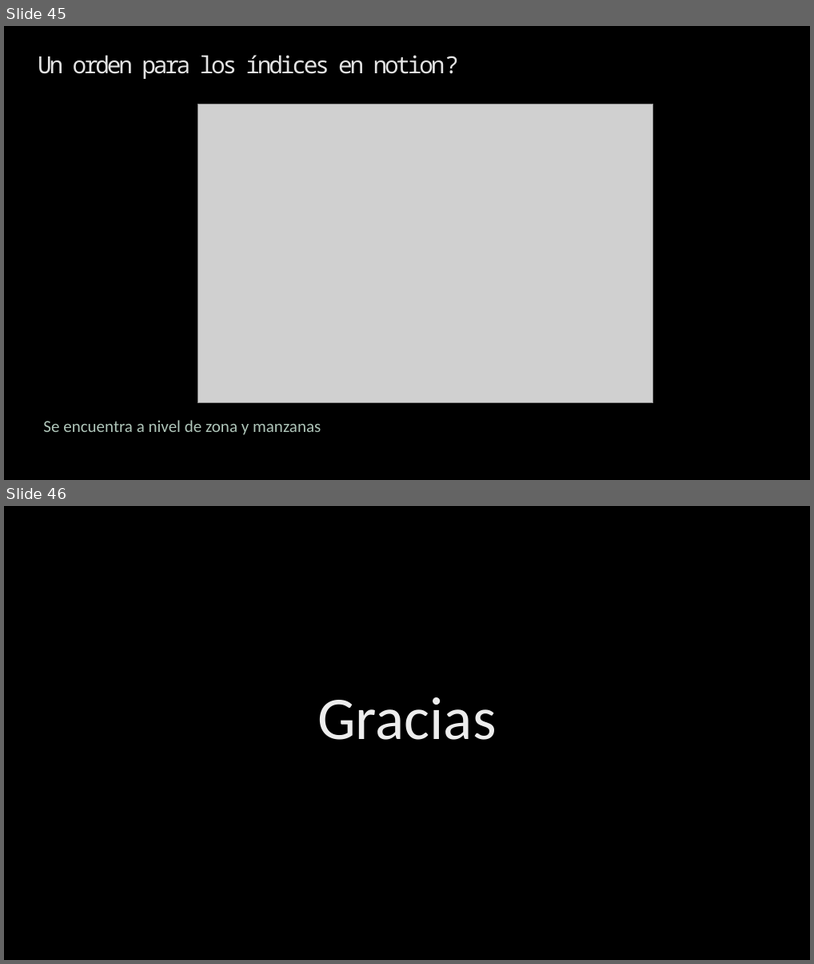
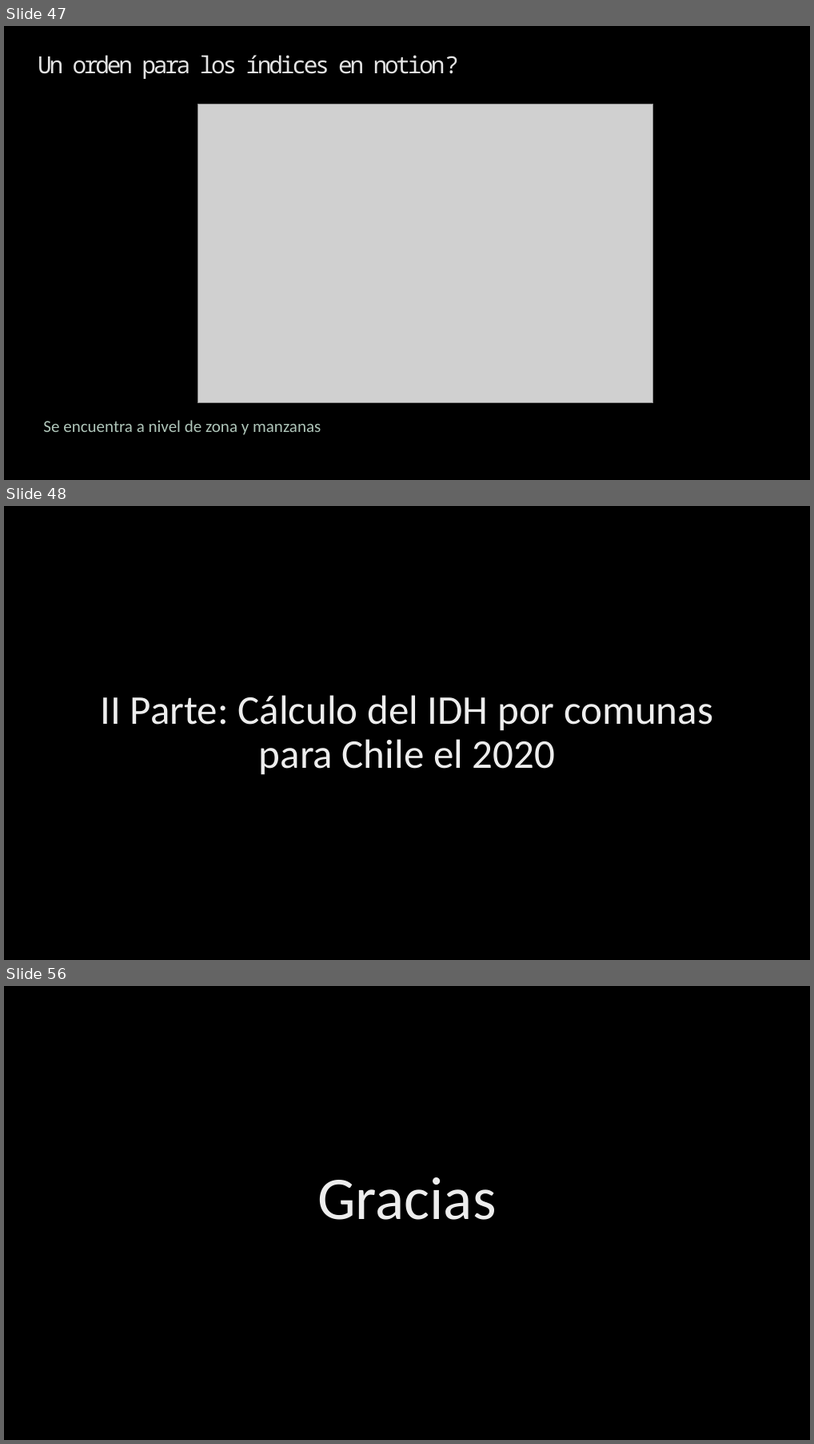
Before and after one commit to Sud-Austral/ds_indices, a slide deck: indices.pptx. Shown one above the other, each under a label of ours: slides 45 and 46 before the commit, slides 47, 48 and 56 after it; the slides between them are not shown. The pictures are 814x964 and 814x1444 pixels, drawn with LibreOffice and Linux fonts; fonts in the diff are those of the drawing; grey boxes stand for pictures; background and template pictures are left out. Boxes give left, top, right and bottom in pixels: in the first picture for what was removed or moved away, otherwise in the second. Text is boxed around its words. In the diff, an @@ line names an element or a change of style, - is before the commit and + after.

```diff
--- a/indices.pptx
+++ b/indices.pptx
@@ slide 48 added at [4, 506, 810, 960], background picture (left out) @@
@@ title added at [101, 695, 714, 775], 48.6 pt, text gradient #BFBFBF to #EDEDED to #FFFFFF @@
+II Parte: Cálculo del IDH por comunas para Chile el 2020
@@ what was slide 45 is now slide 47 @@
@@ what was slide 46 is now slide 56 @@
```
Also in this commit, not shown: 3 slides changed, 13 other slides added, 3 slides removed, 14 other files.
